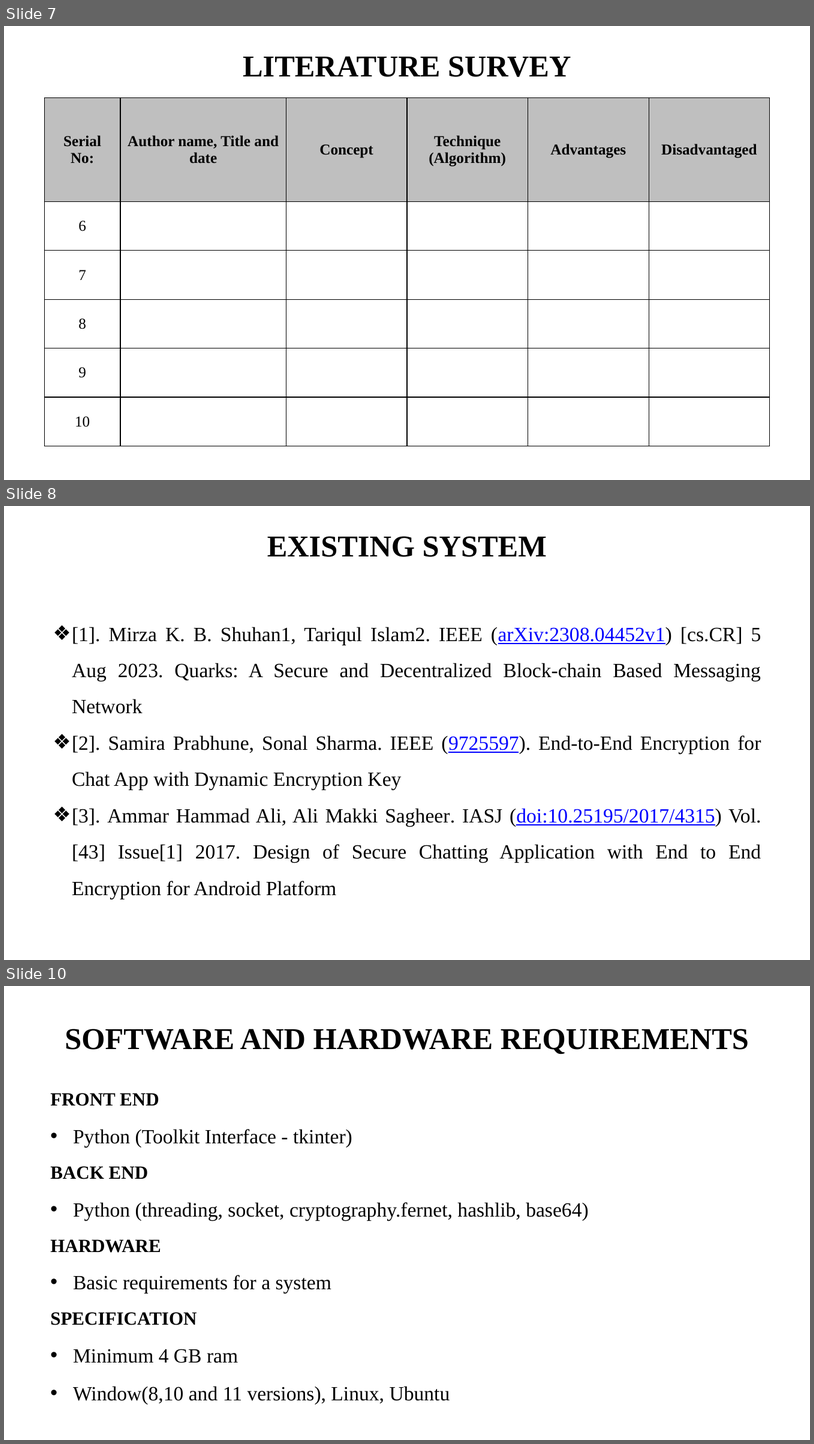
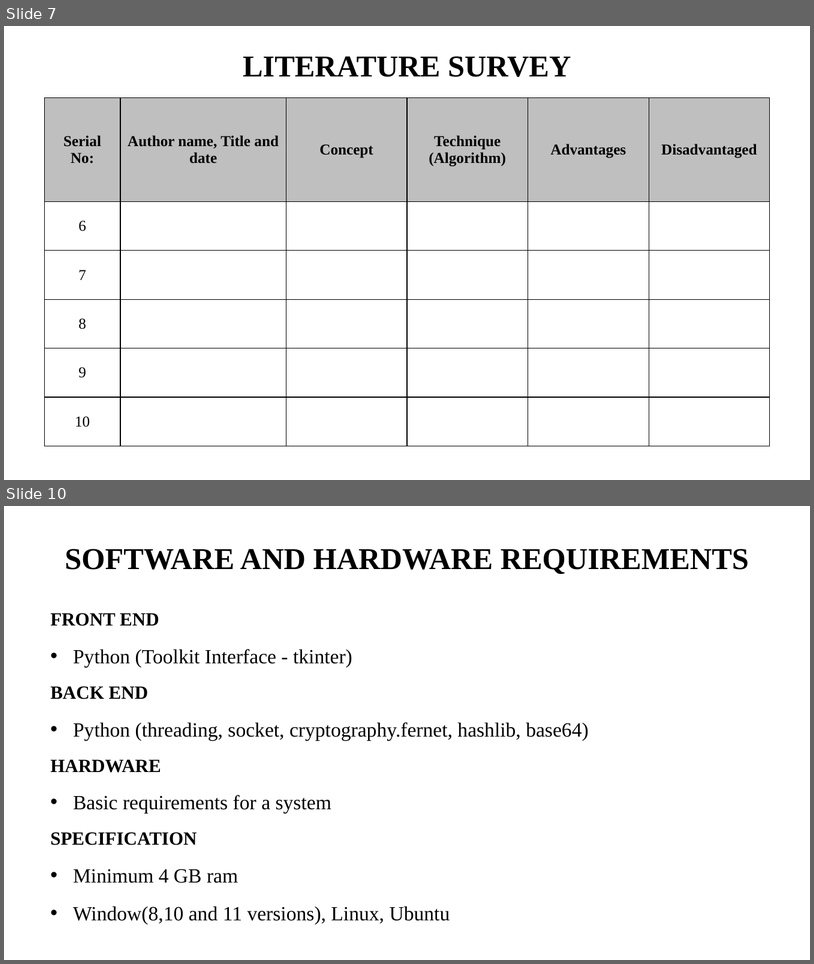
Before and after one commit to i-am-smf/Secure-Chat-using-Blockchain, a slide deck: DOCS/First Review.pptx. Shown one above the other, each under a label of ours: slides 7, 8 and 10 before the commit, slides 7 and 10 after it; the slides between them are not shown. The pictures are 814x1444 and 814x964 pixels, drawn with LibreOffice and Linux fonts; fonts in the diff are those of the drawing. Boxes give left, top, right and bottom in pixels: in the first picture for what was removed or moved away, otherwise in the second. Text is boxed around its words. In the diff, an @@ line names an element or a change of style, - is before the commit and + after.

```diff
--- a/DOCS/First Review.pptx
+++ b/DOCS/First Review.pptx
@@ slide 8 removed at bbox=[4, 506, 810, 960], background #FFFFFF @@
@@ title removed at bbox=[267, 536, 547, 557] @@
-EXISTING SYSTEM
@@ text removed at bbox=[72, 627, 762, 898] @@
-❖ [1]. Mirza K. B. Shuhan1, Tariqul Islam2. IEEE (arXiv:2308.04452v1) [cs.CR] 5 Aug 2023. Quarks: A Secure and Decentralized Block-chain Based Messaging Network
-❖ [2]. Samira Prabhune, Sonal Sharma. IEEE (9725597). End-to-End Encryption for Chat App with Dynamic Encryption Key
-❖ [3]. Ammar Hammad Ali, Ali Makki Sagheer. IASJ (doi:10.25195/2017/4315) Vol.[43] Issue[1] 2017. Design of Secure Chatting Application with End to End Encryption for Android Platform
```
Also in this commit, not shown: 1 slide changed, 1 slide added, 9 other files.
